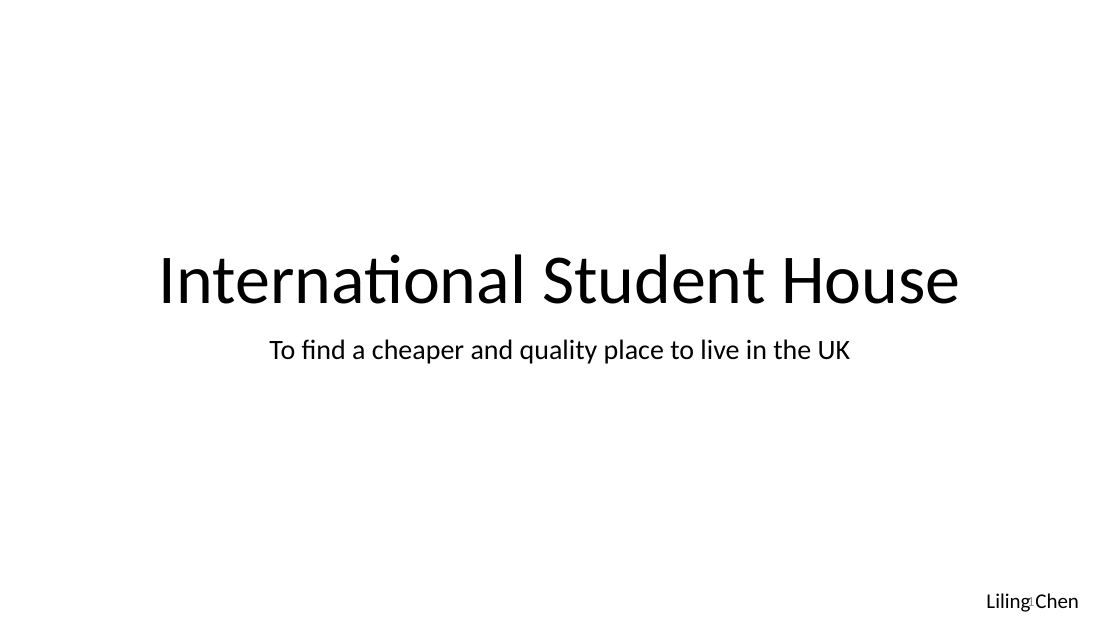
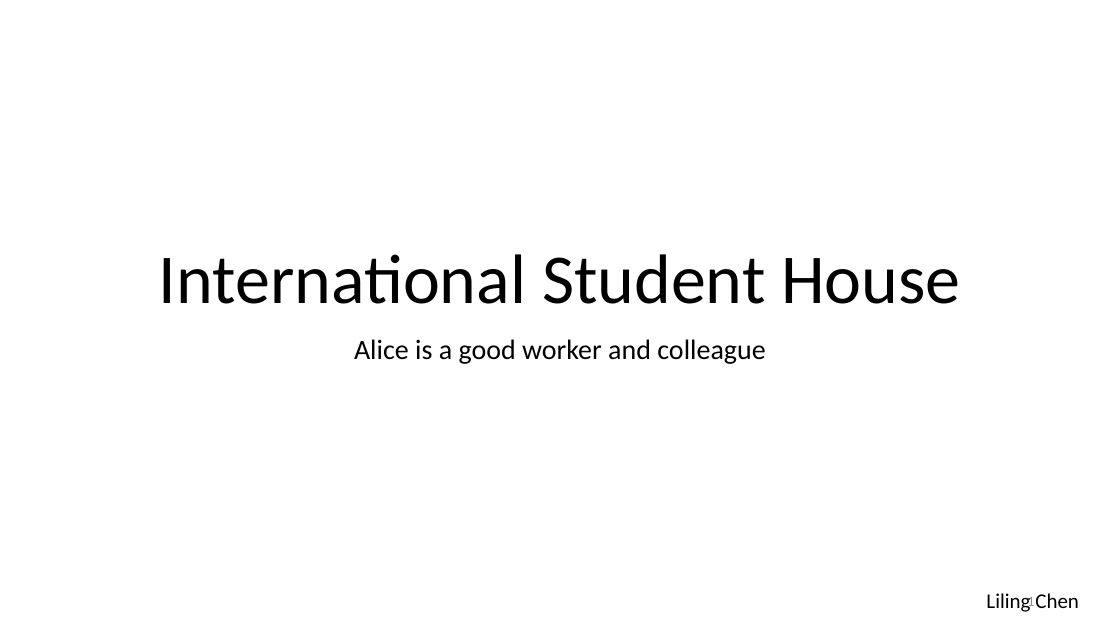
Before and after one commit to TexxiUK/51HousePresentation, a slide deck: slide 1 of Presentation Final.pptx. Drawn at 1120x630 pixels with LibreOffice and Linux fonts; fonts in the diff are those of the drawing. Boxes give left, top, right and bottom in pixels: in the first picture for what was removed or moved away, otherwise in the second. Text is boxed around its words. In the diff, an @@ line names an element or a change of style, - is before the commit and + after.

```diff
--- a/Presentation Final.pptx
+++ b/Presentation Final.pptx
@@ subtitle at (x1=354, y1=339, x2=765, y2=364): text changed @@
-To find a cheaper and quality place to live in the UK
+Alice is a good worker and colleague
```
Also in this commit, not shown: 1 other file.
